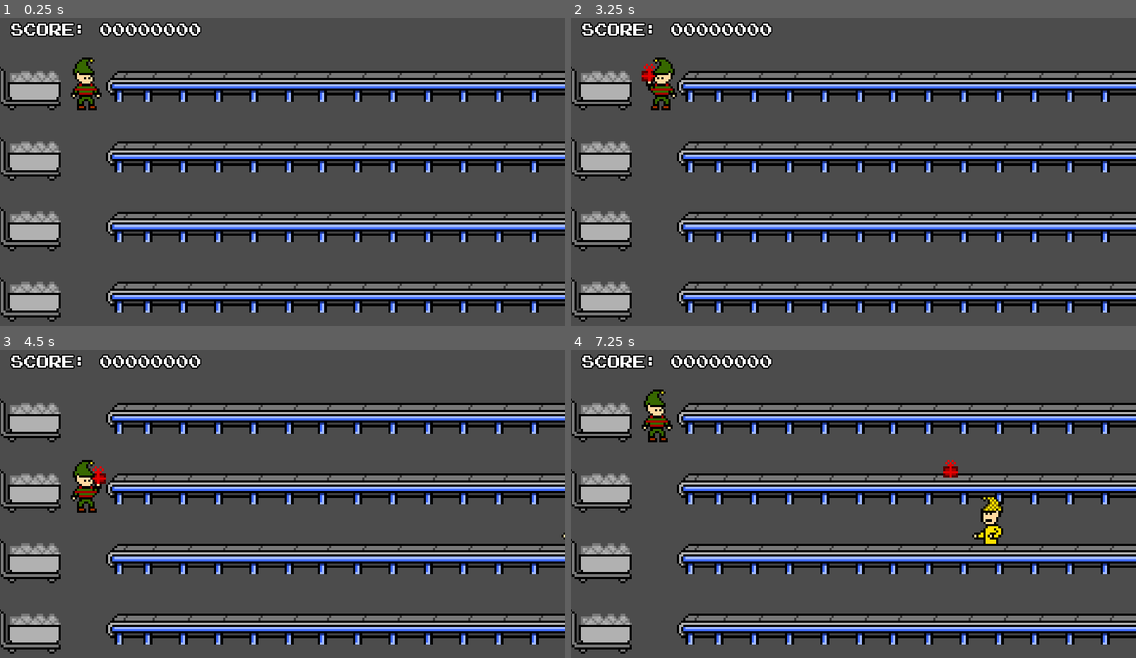
Above: before the commit, frames 1-4 (two rows, left to right).
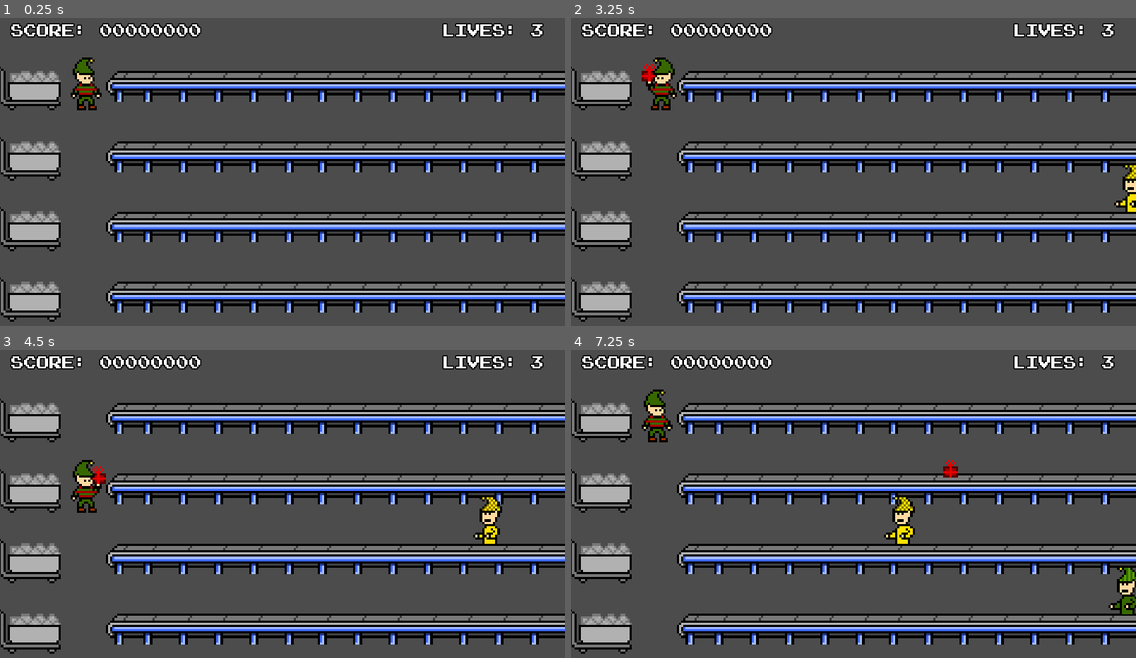
Above: after the commit, the same moments.

Repository: cjrose/Gifter
Game: Godot game, scene res://_scenes/Game.tscn
The game is run twice, just before and just after one commit, with the same random seed, the same clock (stepped at 60 frames per second) and the same inputs.
Inputs:
- Up to frame 1 (0.25 s): no input
- Up to frame 2 (3.25 s): tap Enter at 0.5, 2 s; hold Up (ui_up) 0.53-2.03 s; tap Space (ui_select) at 0.77, 1.25, 1.52, 2.75, 3.02 s; hold Left (ui_left) from 2.03 s (still down)
- Up to frame 3 (4.5 s): release Left (ui_left) at 3.53 s; hold Down (ui_down) 3.53-4.28 s; tap Space (ui_select) at 3.77 s; hold Right (ui_right) from 4.28 s (still down)
- Up to frame 4 (7.25 s): tap Space (ui_select) at 4.52, 6.02, 6.77 s; release Right (ui_right) at 5.03 s; hold Up (ui_up) 5.03-5.78 s; hold Right (ui_right) from 5.78 s (still down)

The runs differ from the first frame. In frame 1, 1.1% of the frame differs, in the area x 1-97%, y 1-7%; in frame 2, 1.4%; in frame 3, 1.6%; in frame 4, 2.6%, in the area x 1-100%, y 1-86%.

Commit message:
added lives to HUD

Diff:
--- a/_scenes/HUD.tscn
+++ b/_scenes/HUD.tscn
@@ -7,12 +7,22 @@
 anchor_right = 1.0
 script = ExtResource( 1 )
 
-[node name="VBoxContainer" type="VBoxContainer" parent="."]
+[node name="HBoxContainer" type="HBoxContainer" parent="."]
 margin_right = 1024.0
 margin_bottom = 24.0
+custom_constants/separation = 435
+alignment = 1
 
-[node name="Score" type="Label" parent="VBoxContainer"]
-margin_right = 1024.0
+[node name="Score" type="Label" parent="HBoxContainer"]
+margin_left = 30.0
+margin_right = 390.0
 margin_bottom = 24.0
 custom_fonts/font = ExtResource( 2 )
 text = "SCORE: 00000000"
+
+[node name="Lives" type="Label" parent="HBoxContainer"]
+margin_left = 825.0
+margin_right = 993.0
+margin_bottom = 24.0
+custom_fonts/font = ExtResource( 2 )
+text = "LIVES: "
--- a/_scenes/Table.tscn
+++ b/_scenes/Table.tscn
@@ -17,7 +17,7 @@
 position = Vector2( -125, -8 )
 
 [node name="TableEnd" type="Node2D" parent="."]
-position = Vector2( 125, -18 )
+position = Vector2( 85, -18 )
 
 [node name="belt" type="Node2D" parent="."]
 editor/display_folded = true
--- a/scripts/ElfEnemy.gd
+++ b/scripts/ElfEnemy.gd
@@ -58,7 +58,8 @@
 	if "Present" in area.name:
 		if area.present_color == self.elf_color:
 			area.queue_free()
-			gifted = true
+			self.gifted = true
+			self.move_speed = (base_speed + base_speed)
 			$AnimatedSprite.animation = "gift"
 			$AnimatedSprite.frame = self.elf_color
 			$AnimatedSprite.flip_h = true
--- a/scripts/Game.gd
+++ b/scripts/Game.gd
@@ -4,11 +4,15 @@
 var initial_startup_time = 3
 # This controls the seconds before another elf is spawned
 # gradually decreases over game lifespan
-export var difficulty = 5
+export var difficulty = 4
 # Minimum amount of time before elf spawns
-export var min_time = 3
+export var min_time = 2
 # Time to be removed from difficulty every spawn
 export var progression = 0.15
+# Max amount of times player can fail to deliver a present
+export var lives = 3
+# Seconds after a failed delivery that spawns will not happen
+export var fail_time_buffer = 4
 
 # Keeps track of player score
 # 100 pts for successful gifting
@@ -18,6 +22,7 @@
 var points = [100, -50, -100]
 
 signal score_change
+signal lives_change
 
 var rng = RandomNumberGenerator.new()
 var elf_enemy_scene = load("res://_scenes/ElfEnemy.tscn")
@@ -26,6 +31,8 @@
 	rng.randomize()
 	$Timer.start(initial_startup_time)
 	self.connect("score_change", $HUD, "_on_score_change")
+	self.connect("lives_change", $HUD, "_on_lives_change")
+	emit_signal("lives_change", self.lives)
 
 func _on_Timer_timeout():
 	_spawn_elf()
@@ -64,13 +71,24 @@
 		new_instance.moving = true
 
 func _on_gift_failed_delivery():
-	self.score += self.points[2]
+	$Timer.start(fail_time_buffer)
+	_update_score(self.points[2])
+
+func _on_gift_successful_delivery():
+	_update_score(self.points[0])
+
+func _on_gift_reached_end():
+	_update_score(self.points[1])
+
+func _update_score(points):
+	self.score += points
+	if self.score < 0:
+		self.score = 0
 	emit_signal("score_change", self.score)
 
-func _on_gift_successful_delivery():
-	self.score += self.points[0]
-	emit_signal("score_change", self.score)
-
-func _on_gift_reached_end():
-	self.score += self.points[1]
-	emit_signal("score_change", self.score)
+func _update_lives(amt):
+	self.lives -= amt
+	if self.score < 0:
+		pass
+		# fail state
+	emit_signal("lives_change", self.lives)
--- a/scripts/HUD.gd
+++ b/scripts/HUD.gd
@@ -9,6 +9,9 @@
 	pass # Replace with function body.
 
 func _on_score_change(score):
-	print(score)
 	var text = "SCORE: " + ("%08d" % score)
-	$VBoxContainer/Score.text = text
+	$HBoxContainer/Score.text = text
+
+func _on_lives_change(amt):
+	var text = "LIVES: " + str(amt)
+	$HBoxContainer/Lives.text = text
--- a/scripts/Present.gd
+++ b/scripts/Present.gd
@@ -15,7 +15,7 @@
 # Called when the node enters the scene tree for the first time.
 func _ready():
 	$AnimatedSprite.frame = present_color
-	end_x = get_parent().position.x
+	end_x = $"../TableEnd".position.x
 	self.connect("gift_reached_end", $"/root/Game", "_on_gift_reached_end")
 
 func _physics_process(delta):
